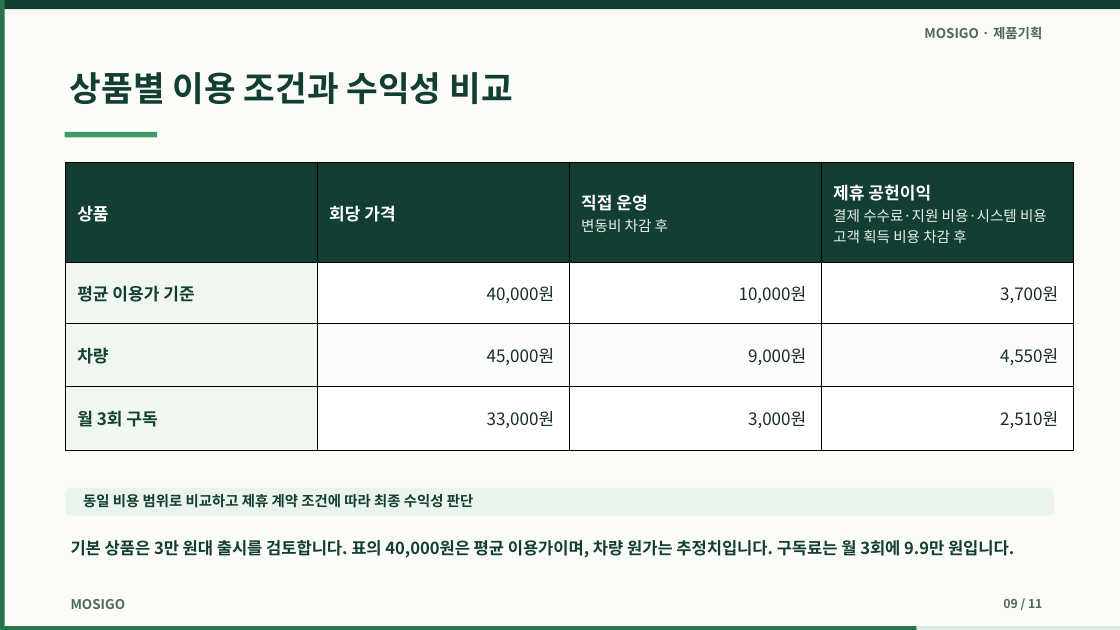
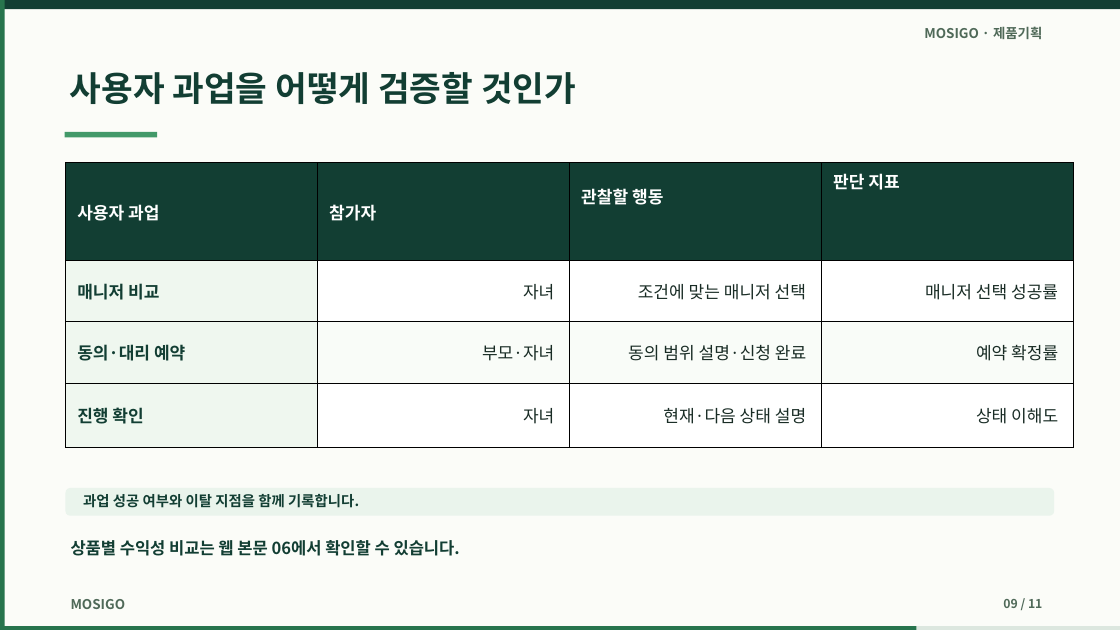
Before and after one commit to dohyunkimmm/mosigo-case-study, a slide deck: slide 9 of downloads/mosigo_report.pptx. Drawn at 1120x630 pixels with LibreOffice and Linux fonts; fonts in the diff are those of the drawing. Boxes give left, top, right and bottom in pixels: in the first picture for what was removed or moved away, otherwise in the second. Text is boxed around its words. In the diff, an @@ line names an element or a change of style, - is before the commit and + after.

```diff
--- a/downloads/mosigo_report.pptx
+++ b/downloads/mosigo_report.pptx
@@ text at box(70, 72, 576, 104): text changed @@
-상품별 이용 조건과 수익성 비교
+사용자 과업을 어떻게 검증할 것인가
@@ table at box(66, 163, 1074, 447) @@
-row 1: 상품 | 회당 가격 | 직접 운영 변동비 차감 후 | 제휴 공헌이익 결제 수수료·지원 비용·시스템 비용 고객 획득 비용 차감 후
+row 1: 사용자 과업 | 참가자 | 관찰할 행동 | 판단 지표
-row 2: 평균 이용가 기준 | 40,000원 | 10,000원 | 3,700원
+row 2: 매니저 비교 | 자녀 | 조건에 맞는 매니저 선택 | 매니저 선택 성공률
-row 3: 차량 | 45,000원 | 9,000원 | 4,550원
+row 3: 동의·대리 예약 | 부모·자녀 | 동의 범위 설명·신청 완료 | 예약 확정률
-row 4: 월 3회 구독 | 33,000원 | 3,000원 | 2,510원
+row 4: 진행 확인 | 자녀 | 현재·다음 상태 설명 | 상태 이해도
@@ text at box(83, 494, 359, 508): text changed @@
-동일 비용 범위로 비교하고 제휴 계약 조건에 따라 최종 수익성 판단
+과업 성공 여부와 이탈 지점을 함께 기록합니다.
@@ text at box(71, 537, 460, 559): text changed @@
-기본 상품은 3만 원대 출시를 검토합니다. 표의 40,000원은 평균 이용가이며, 차량 원가는 추정치입니다. 구독료는 월 3회에 9.9만 원입니다.
+상품별 수익성 비교는 웹 본문 06에서 확인할 수 있습니다.
```
Also in this commit, not shown: 5 other slides changed, 2 slides added, 2 slides removed, 32 other files.
